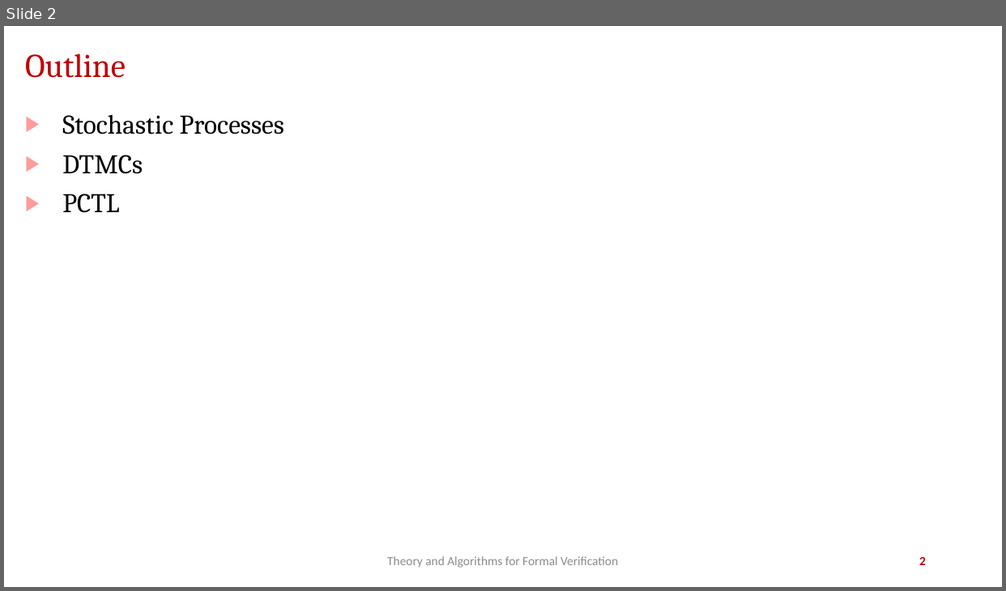
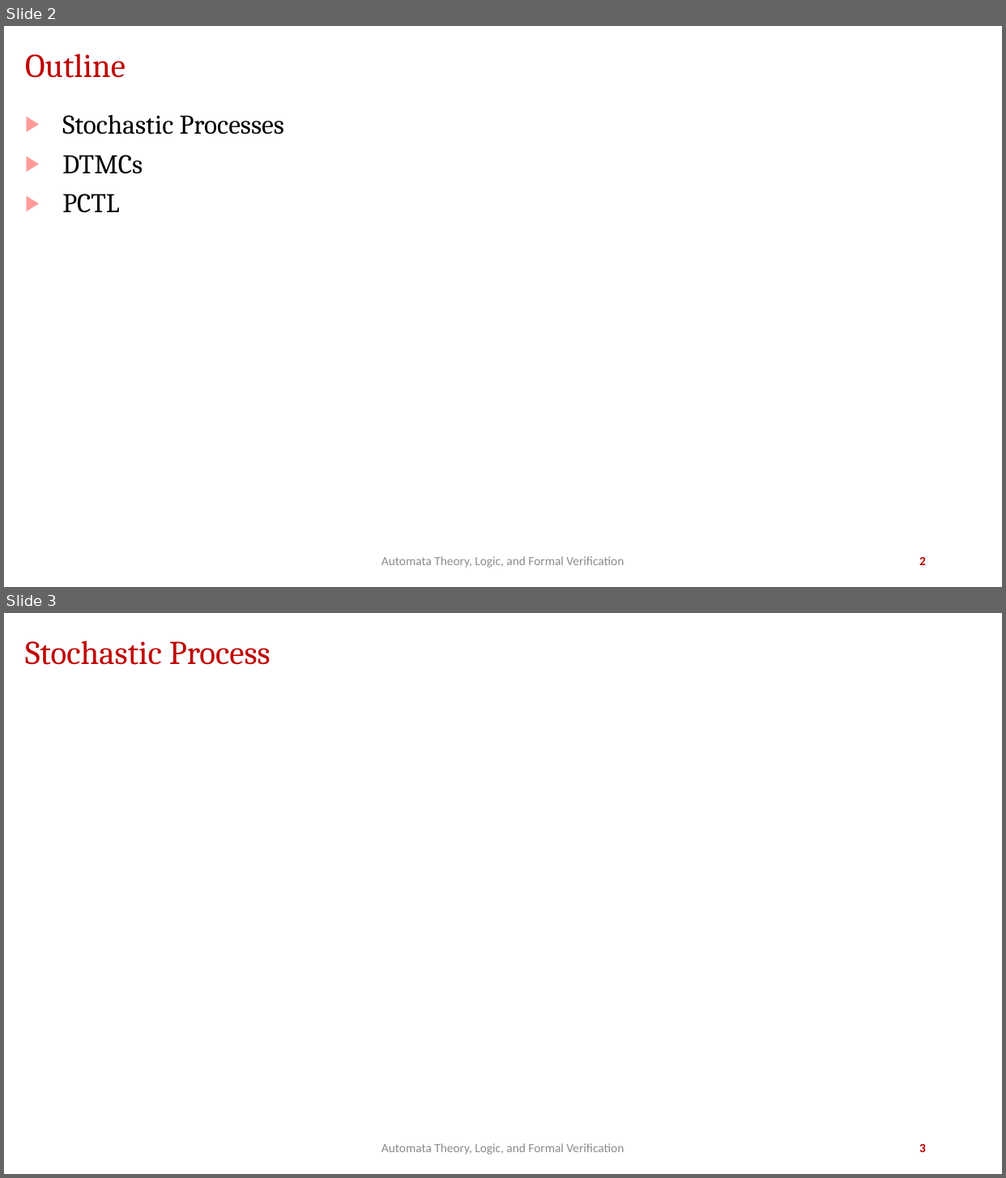
Before and after one commit to jdeshmukh/jdeshmukh.github.io, a slide deck: teaching/fvTheorySlides/ProbabilisticVerification.pptx. Shown one above the other, each under a label of ours: slide 2 before the commit, slides 2 and 3 after it. The pictures are 1006x591 and 1006x1178 pixels, drawn with LibreOffice and Linux fonts; fonts in the diff are those of the drawing; grey boxes stand for pictures; background and template pictures are left out. Boxes give left, top, right and bottom in pixels: in the first picture for what was removed or moved away, otherwise in the second. Text is boxed around its words. In the diff, an @@ line names an element or a change of style, - is before the commit and + after.

```diff
--- a/teaching/fvTheorySlides/ProbabilisticVerification.pptx
+++ b/teaching/fvTheorySlides/ProbabilisticVerification.pptx
@@ slide 3 added at [4, 613, 1002, 1174], background #FFFFFF @@
@@ title added at [25, 641, 270, 665], 32 pt, text #C00000 @@
+Stochastic Process
@@ text added at [381, 1144, 624, 1155], 12 pt, text #8C8C8C @@
+Automata Theory, Logic, and Formal Verification
@@ page number added at [919, 1144, 926, 1152], 12 pt, text #C00000, bold @@
+3
@@ slide 2 changed as well @@
@@ text at [381, 557, 624, 568]: text changed @@
-Theory and Algorithms for Formal Verification
+Automata Theory, Logic, and Formal Verification
```
Also in this commit, not shown: 37 other slides changed, 27 other files.
